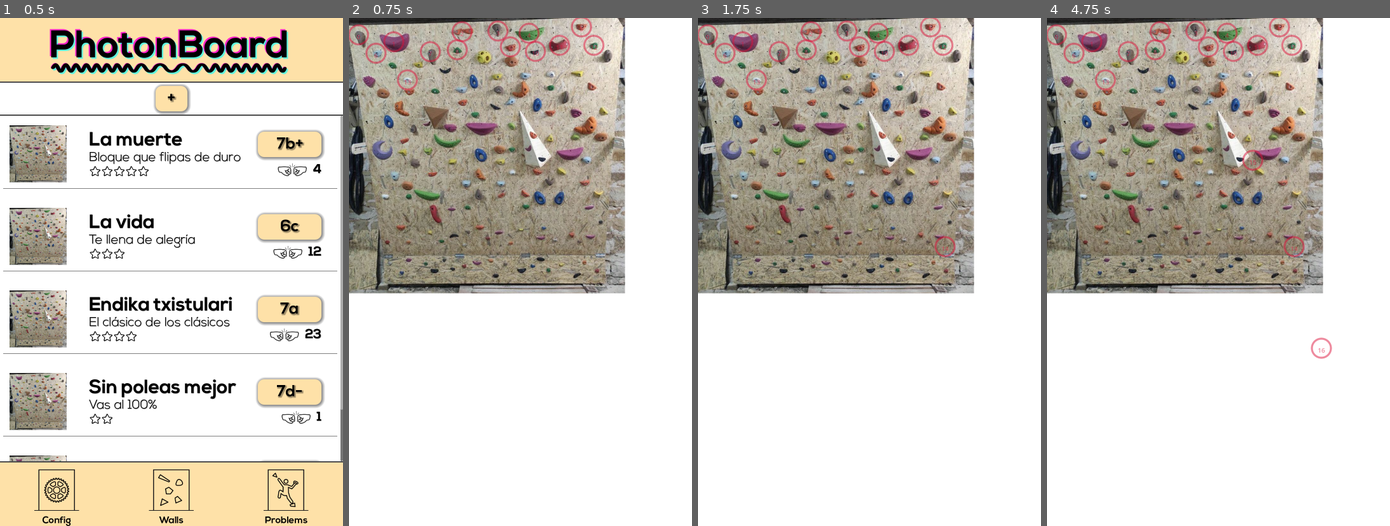
Above: before the commit, frames 1-4 (left to right).
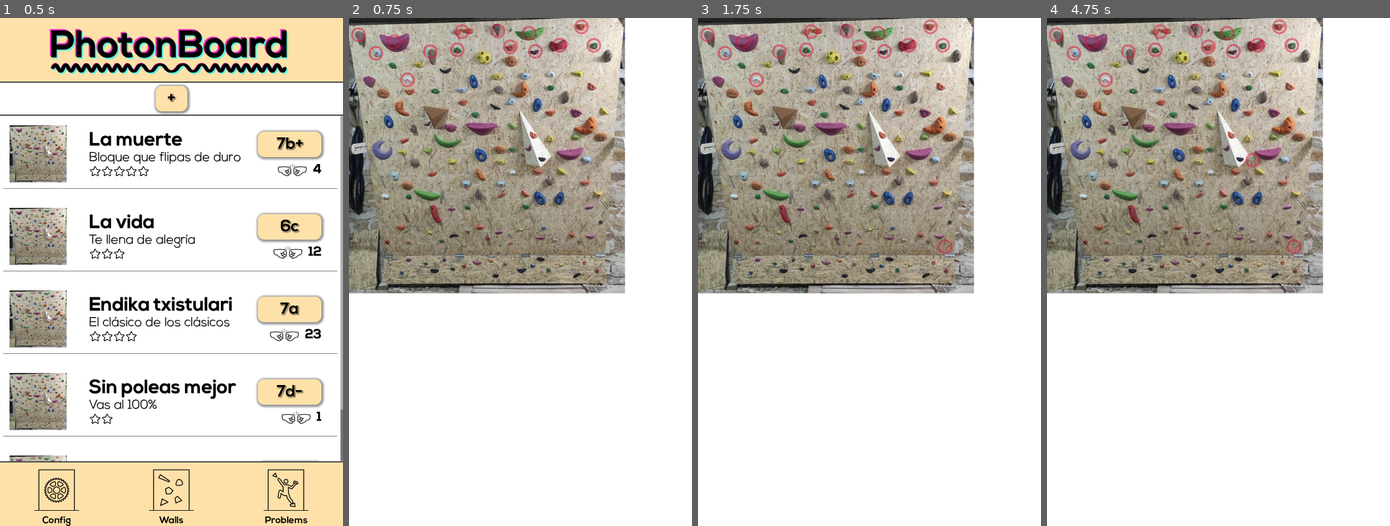
Above: after the commit, the same moments.

Repository: ladecadence/PhotonboardApp
Game: Godot game, scene res://main.tscn
Two runs of this game, one before a commit and one after it. Both use one fixed random seed, a clock stepped at 60 frames per second and the inputs below.
Inputs (mouse positions are in pixels of both pictures, inside the frame that each line leads up to):
- Up to frame 1 (0.5 s): no input
- Up to frame 2 (0.75 s): click "Walls" at 0.5 s
- Up to frame 3 (1.75 s): tap Enter at 1.25 s; move the mouse to (944, 246) at 1.27 s; click (944, 246) at 1.42 s
- Up to frame 4 (4.75 s): tap Space at 2, 3.5 s; drag from (1149, 297) to (1201, 373) at 2.02 s; tap Enter at 2.75, 4.25 s; move the mouse to (1252, 160) at 2.77 s; click (1252, 160) at 2.92 s; drag from (1201, 373) to (1115, 195) at 3.52 s; move the mouse to (1321, 348) at 4.27 s; click (1321, 348) at 4.42 s

Frame 1 is identical in both runs. In frame 2, 1.7% of the frame differs, in the area x 0-75%, y 0-15%; in frame 3, 1.8%; in frame 4, 2.1%, in the area x 0-84%, y 0-68%.

Commit message:
Fixes for offset and zoom, in progress

Diff:
--- a/screens/wall_new_2.tscn
+++ b/screens/wall_new_2.tscn
@@ -59,7 +59,7 @@
 size_flags_vertical = 3
 
 [node name="WallWidget" parent="VBoxContainer/MarginContainer" instance=ExtResource("3_ukg4v")]
-position = Vector2(0, -204)
+layout_mode = 2
 
 [node name="Navbar" type="Control" parent="VBoxContainer"]
 custom_minimum_size = Vector2(0, 200)
--- a/scripts/wall_widget.gd
+++ b/scripts/wall_widget.gd
@@ -8,15 +8,21 @@
 var mode: WALL_MODE = WALL_MODE.CREATE
 var image: Texture2D = null
 var zoom: float = 1.0
+var offset: Vector2 = Vector2(0,0)
 var origin: Vector2 = Vector2(0,0)
 var imageSize: Vector2
 var lastTouchedCords: Vector2
 var lastHold: int = 0
 var wall: Wall
 
+# offset from where the widget is drawn on the screen
+func setOffset(o: Vector2):
+	print("Offset: ", o)
+	offset = o
+
 func loadData(w: Wall):
 	self.wall = w
-	lastHold = len(w.holds) # for counting the holds added (their ID)
+	lastHold = len(w.holds) # for counting the holds already added
 	image = ImageTexture.create_from_image(Image.load_from_file(self.wall.image))
 	imageSize = image.get_size()
 	queue_redraw()
@@ -27,12 +33,12 @@
 	var default_font = ThemeDB.fallback_font
 	if wall.holds != null:
 		for h in wall.holds:
-			# draw the circle
-			draw_circle(Vector2(h.x, h.y)+origin, 30, Hold.holdColors[h.type], false, 5, true)
+			# draw the outline and the circle
+			draw_circle(Vector2(h.x, h.y)+origin, h.size, Hold.holdColors[h.type], false, 5, true)
 			# get the size of the string we are going to draw so we can center it
-			var size = default_font.get_string_size(str(h.id),HORIZONTAL_ALIGNMENT_CENTER, -1, 20)
+			var font_size = default_font.get_string_size(str(h.id),HORIZONTAL_ALIGNMENT_CENTER, -1, 20)
 			# and draw the string of the ID
-			draw_string(default_font, Vector2(h.x-size.x/2, h.y+size.y/2)+origin, str(h.id), HORIZONTAL_ALIGNMENT_CENTER, -1, 20, Hold.holdColors[h.type])
+			draw_string(default_font, Vector2(h.x-font_size.x/2, h.y+font_size.y/2)+origin, str(h.id), HORIZONTAL_ALIGNMENT_CENTER, -1, 20, Hold.holdColors[h.type])
 
 # process events
 func _input(event):
@@ -80,10 +86,19 @@
 				# if the vector of movement (drag) is very small, it was just a touch
 				if (event.position.abs() - lastTouchedCords.abs()).length() < 2:
 					# check if we can add a hold, if we are inside the image
-					if event.position > origin && event.position < origin + (imageSize*zoom):
+					var mouseinimage = (event.position/zoom)-origin-offset
+					print("Image coordinates", mouseinimage)
+					if mouseinimage.x > 0 and mouseinimage.y > 0 and mouseinimage.x < imageSize.x and mouseinimage.y < imageSize.y:
 						# add the hold, beware of zoom level
-						wall.holds.append(Hold.new(lastHold, wall.id, (event.position.x/zoom)-origin.x, (event.position.y/zoom)-origin.y, Hold.HOLD_TYPE.DESIGN, Hold.HOLD_SIZE.SMALL))
-						lastHold+=1
+						if mode == WALL_MODE.CREATE:
+							# add new hold
+							print("Cursor position; ", event.position)
+							wall.holds.append(Hold.new(lastHold, wall.id, (event.position.x/zoom)-origin.x-offset.x, (event.position.y/zoom)-origin.y-offset.y, Hold.HOLD_TYPE.DESIGN, Hold.HOLD_SIZE.SMALL))
+							lastHold+=1
+						else:
+							# change existing holds
+							# check if we are inside a hold
+							pass
 						queue_redraw()
 
 	# drag
@@ -92,7 +107,13 @@
 		if event.relative.length() > 2:
 			# TODO constrain drag
 			origin = origin + event.relative
+			print("Origin:", origin)
 			queue_redraw()
+
+func remove_last():
+	if len(wall.holds) > 0:
+		wall.holds.remove_at(-1)
+		queue_redraw()
 
 func get_wall() -> Wall:
 	return wall
